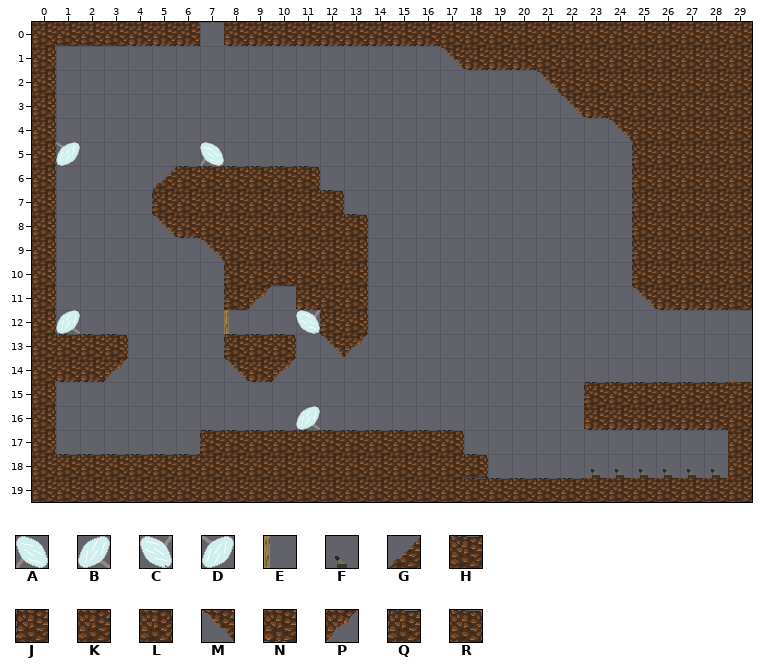
Two versions of a level (Tiled map, android/assets/lvl5.tmx). The picture above is the old version.
Cells are 32x32 px. Shown: x 0..29, y 0..19.
Key: from "objects": A 32, B 33, C 34, D 35, E 42, F 43; from "tileset": G 0, H 1, J 4, K 5, L 6, M 8, N 9, P 10, Q 12, R 13.
_ is an empty cell.
Layer "Kachelebene 1" before, first column x 0:
 0 KKKKNNN_NNNNNNNNNKKKKKKKKKKKKK
 1 L________________MNNNKKKKKKKKK
 2 L____________________MKKKKKKKK
 3 L_____________________MNKKKKKK
 4 L_______________________MKKKKK
 5 LD_____A_________________JKKKK
 6 L____GHHHHHR_____________JKKKK
 7 L____JKKKKKKR____________JKKKK
 8 L____MNKKKKKKR___________JKKKK
 9 L______MKKKKKL___________JKKKK
10 L_______JKKKKL___________JKKKK
11 L_______JP_NKL___________MNNNK
12 LB______E__CJL________________
13 KHHR____QHR_MP________________
14 KNNP____MNP___________________
15 L______________________QHHHHHK
16 L__________B___________NNNNNNK
17 L______QHHHHHHHHHR___________K
18 KHHHHHHKKKKKKKKKKKR____FFFFFFK
19 KKKKKKKKKKKKKKKKKKHHHHHKKKKKKK
The result:
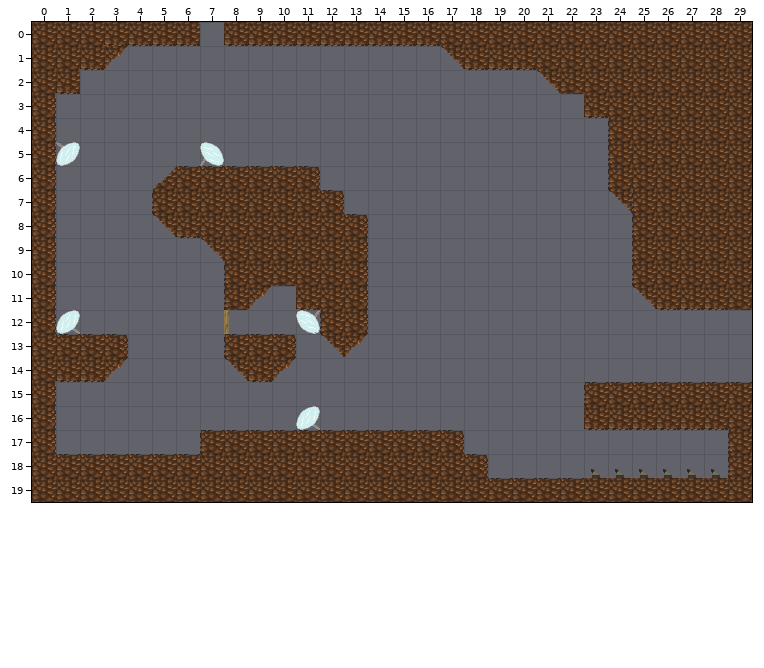
Diff:
{"where": "layer \"Kachelebene 1\""}
{"y":0,"x":3,"old":"K","new":"N"}
{"y":1,"x":0,"old":"L___","new":"KKNP"}
{"y":2,"x":0,"old":"L_","new":"KN"}
{"y":3,"x":22,"old":"M","new":"_"}
{"y":4,"x":24,"old":"M","new":"J"}
{"y":5,"x":24,"old":"_J","new":"JK"}
{"y":6,"x":24,"old":"_J","new":"JK"}
{"y":7,"x":24,"old":"_","new":"M"}
{"y":15,"x":29,"old":"K","new":"H"}
{"y":17,"x":29,"old":"K","new":"J"}
{"y":18,"x":29,"old":"K","new":"J"}
{"y":19,"x":18,"old":"H","new":"K"}
{"label":"changed","picture_box":[50,39,128,94]}
{"label":"removed","picture_box":[561,94,584,117]}
{"label":"changed","picture_box":[608,119,636,213]}
{"label":"changed","picture_box":[728,382,752,388]}
{"label":"changed","picture_box":[728,430,732,478]}
{"label":"changed","picture_box":[464,478,488,484]}
